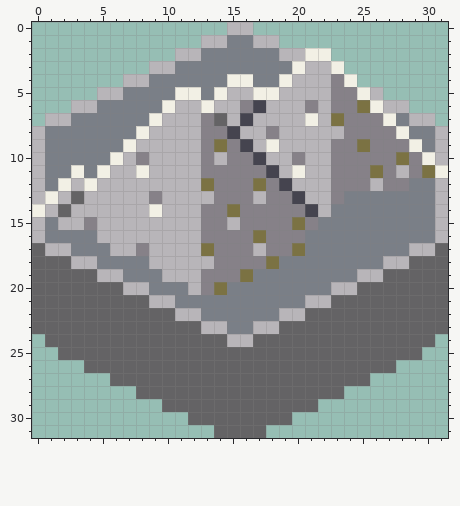
A pixel-art file gets an edit: Assets/Sprites/Mountain.aseprite. Above, as it was before the edit.
32x32 pixels, 1 frame.
After the commit:
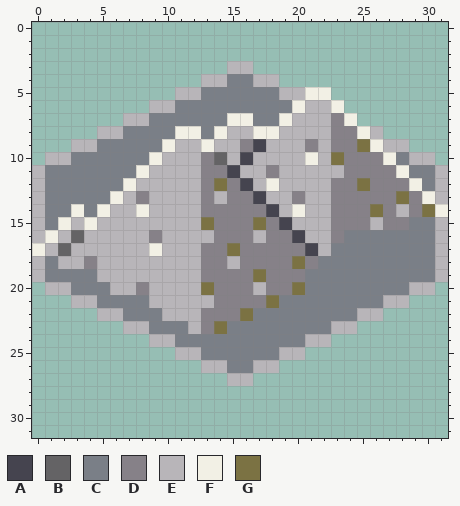
Palette (. is transparent): A #45444f  B #646365  C #7a7f87  D #868188  E #b8b5b9  F #f2f0e5  G #7b7243
The exact change:
Changed rows in their new state; - is an unchanged pixel.
first column x 0:
 0 ---------------..---------------
 1 -------------......-------------
 2 -----------............---------
 3 ---------......EE.......--------
 4 -------......EECCEE......-------
 5 -----......EE-CCCCC--FF....-----
 6 ---......EECCCCCCCCCFE-F.....---
 7 -......EECCCCCCFFCCF-E-DF......-
 8 .....EE-CCCFFCFE-FF----D-FE.....
 9 ...EE--CCCF--FEEDAE--D----FEE...
10 .EE---CCCF----BEAE--EF-G---FCEE.
11 ---C-CCC-------AEED-E--E--D-FCCE
12 --CCCCCF-----DG-AEFE-----GD--F--
13 -CCCCCF-DE---DE--AEED---DDDDGDF-
14 ECCFCF--FE-----D--AEFE-DDDGDEDGF
15 --F-F--------G-D-G-AEEEDDDEDD---
16 -FEBE----D---E---E--AEED--------
17 F-BEEE--EF---D-G-D--DAE------CCE
18 ECE-DEEEE----D-E--DDGD-----CCCCE
19 ECCCC--EEE------DGDDD----CCCCCCE
20 .EECCCE-DEEE-GDDDEDDG--CCCCCCEE.
21 ...EECCCC--EEEDDDDG--CCCCCCEE...
22 .....EECCCE--DDDG--CCCCCCEE.....
23 .......EECCCEDG--CCCCCCEE.......
24 -........EECCCCCCCCCCEE........-
25 --.........EECCCCCCEE.........--
26 ----.........EECCEE.........----
27 ------.........EE.........------
28 --------................--------
29 ----------............----------
30 ------------........------------
31 --------------....--------------
